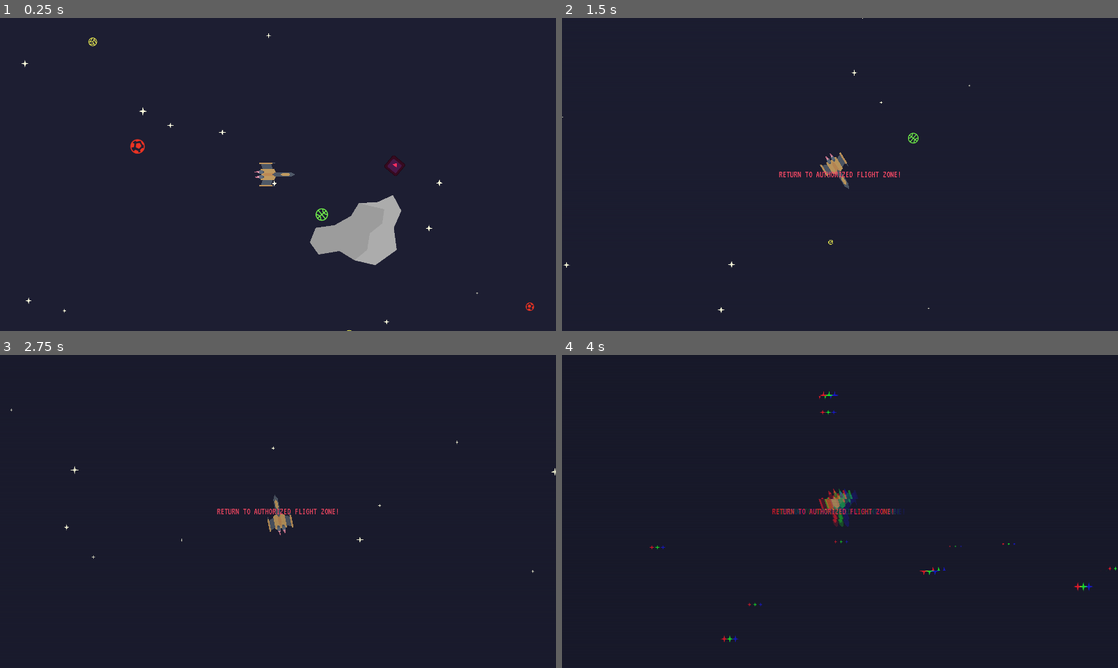
Above: before the commit, frames 1-4 (two rows, left to right).
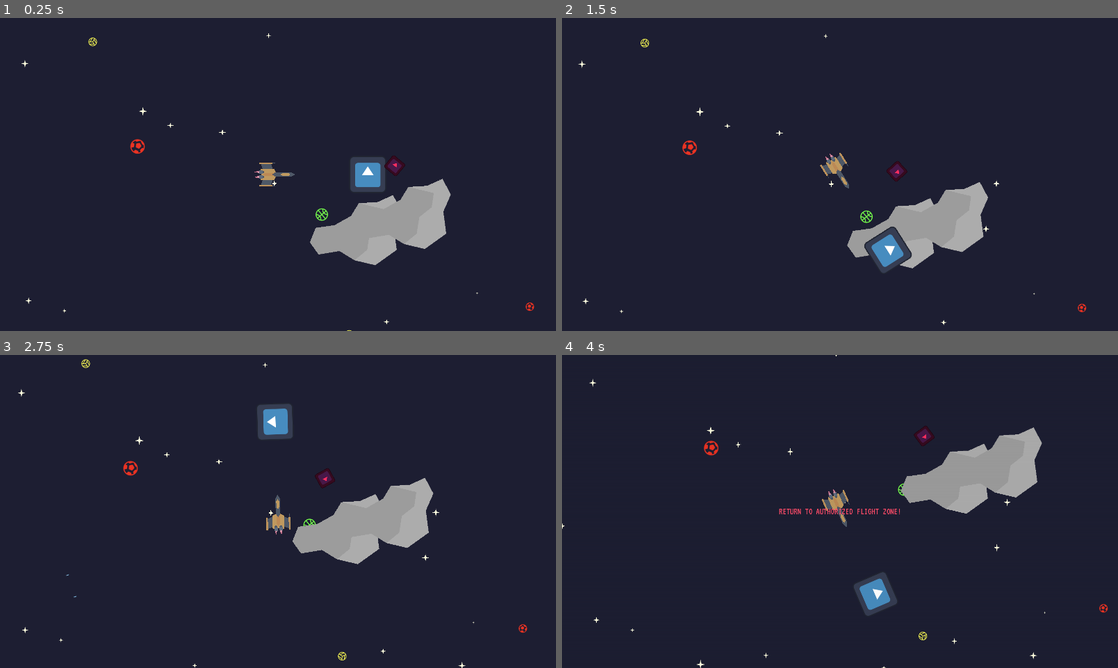
Above: after the commit, the same moments.

Repository: antax02/Ludum-Dare-58
Game: Godot game, scene res://scenes/world.tscn
Two runs of this game, one before a commit and one after it. Both use one fixed random seed, a clock stepped at 60 frames per second and the inputs below. The engine's default icon, where the game draws it, is replaced by a stand-in: a white triangle on a blue panel in a dark square.
Inputs (mouse positions are in pixels of both pictures, inside the frame that each line leads up to):
- Up to frame 1 (0.25 s): no input
- Up to frame 2 (1.5 s): move the mouse to (962, 158) at 0.52 s; hold Space (thrust) 0.53-1.28 s; hold Right mouse button (dash) 0.53-1.28 s; move the mouse to (728, 190) at 1.27 s; right-click (728, 190) at 1.35 s
- Up to frame 3 (2.75 s): move the mouse to (333, 442) at 2.02 s; hold Space (thrust) from 2.03 s (still down); hold Right mouse button (dash) from 2.03 s (still down); click (333, 442) at 2.1 s
- Up to frame 4 (4 s): move the mouse to (812, 574) at 2.77 s; release Right mouse button (dash) at 2.78 s; right-click (812, 574) at 2.85 s; move the mouse to (1006, 558) at 3.52 s; release Space (thrust) at 3.53 s; hold Right mouse button (dash) from 3.53 s (still down)

The runs differ from the first frame. In frame 1, 2.3% of the frame differs, in the area x 63-82%, y 44-74%; in frame 2, 4.6%; in frame 3, 5.3%; in frame 4, 5.7%, in the area x 0-100%, y 0-100%.

Commit message:
Add dash mechanic and asteroid to player and world
Introduces a dash mechanic for the player, including an Area2D for dash targeting and collision detection. Adds an asteroid instance to the world scene. Refactors player movement variables and logic to support the new dash feature and cooldown.

Diff:
--- a/scenes/player.tscn
+++ b/scenes/player.tscn
@@ -1,8 +1,11 @@
-[gd_scene load_steps=4 format=3 uid="uid://dlukhtdc5xlsr"]
+[gd_scene load_steps=5 format=3 uid="uid://dlukhtdc5xlsr"]
 
 [ext_resource type="Texture2D" uid="uid://dt87ji848s1gn" path="res://icon.svg" id="1_3vyb7"]
 [ext_resource type="Script" uid="uid://xgly6ivcsmm1" path="res://scripts/player.gd" id="1_g2els"]
 [ext_resource type="PackedScene" uid="uid://pug080u7rka1" path="res://scenes/bullet.tscn" id="2_qhqgy"]
+
+[sub_resource type="RectangleShape2D" id="RectangleShape2D_qhqgy"]
+size = Vector2(152, 104)
 
 [node name="Player" type="CharacterBody2D" groups=["player"]]
 script = ExtResource("1_g2els")
@@ -110,3 +113,15 @@
 
 [node name="ShootRight" type="Marker2D" parent="."]
 position = Vector2(11, 39)
+
+[node name="Area2D" type="Area2D" parent="."]
+position = Vector2(310, 0)
+
+[node name="DashCollision" type="CollisionShape2D" parent="Area2D"]
+shape = SubResource("RectangleShape2D_qhqgy")
+
+[node name="Sprite2D" type="Sprite2D" parent="Area2D"]
+texture = ExtResource("1_3vyb7")
+
+[connection signal="body_entered" from="Area2D" to="." method="_on_area_2d_body_entered"]
+[connection signal="body_exited" from="Area2D" to="." method="_on_area_2d_body_exited"]
--- a/scenes/world.tscn
+++ b/scenes/world.tscn
@@ -1,7 +1,8 @@
-[gd_scene load_steps=4 format=3 uid="uid://beqeg2bwdnimd"]
+[gd_scene load_steps=5 format=3 uid="uid://beqeg2bwdnimd"]
 
 [ext_resource type="PackedScene" uid="uid://dlukhtdc5xlsr" path="res://scenes/player.tscn" id="1_nnsk1"]
 [ext_resource type="PackedScene" uid="uid://bsttj07uh4amy" path="res://scenes/enemies/enemy.tscn" id="3_4wyf3"]
+[ext_resource type="PackedScene" uid="uid://cord2n1qox8nr" path="res://scenes/enviorment/asteroid_01.tscn" id="3_k0juu"]
 [ext_resource type="PackedScene" uid="uid://dp0fvfymjk8d1" path="res://scenes/enviorment/enviorment.tscn" id="4_k0juu"]
 
 [node name="World" type="Node2D"]
@@ -13,3 +14,6 @@
 position = Vector2(431, -14)
 
 [node name="Enviorment" parent="." instance=ExtResource("4_k0juu")]
+
+[node name="Asteroid01" parent="." instance=ExtResource("3_k0juu")]
+position = Vector2(506, 178)
--- a/scripts/player.gd
+++ b/scripts/player.gd
@@ -1,9 +1,11 @@
 extends CharacterBody2D
 
-@export var bullet : PackedScene
-var health = 100
-var rotation_speed = 2
-var dash_power = 5
+@export var bullet: PackedScene
+var health: int = 100
+var rotation_speed: int = 2
+var speed: int = 200
+var dash_target_entities: int = 0
+var dash_cooldown: float = 0
 
 func _ready():
 	pass
@@ -19,13 +21,24 @@
 	get_parent().add_child(b)
 
 func _physics_process(delta):
+	var dash_target = $Area2D
+	dash_cooldown += delta
+
 	if Input.is_action_pressed("thrust"):
-		velocity += (get_global_mouse_position() - global_position).normalized() * dash_power
-	if Input.is_action_pressed("dash"):
-		position += get_global_mouse_position().normalized() * 100
+		velocity += (get_global_mouse_position() - global_position).normalized() * speed * delta
+	if Input.is_action_pressed("dash") and dash_target_entities == 0 and dash_cooldown >= 1.5:
+		position = dash_target.global_position
+		dash_cooldown = 0
 	if Input.is_action_just_pressed("shoot"):
 		shoot()
 
-	get_global_mouse_position()
 	global_rotation = lerp_angle(global_rotation, (get_global_mouse_position() - global_position).angle(), rotation_speed * delta)
 	move_and_slide()
+
+@warning_ignore("unused_parameter")
+func _on_area_2d_body_entered(body: Node2D) -> void:
+	dash_target_entities += 1
+
+@warning_ignore("unused_parameter")
+func _on_area_2d_body_exited(body: Node2D) -> void:
+	dash_target_entities -= 1
